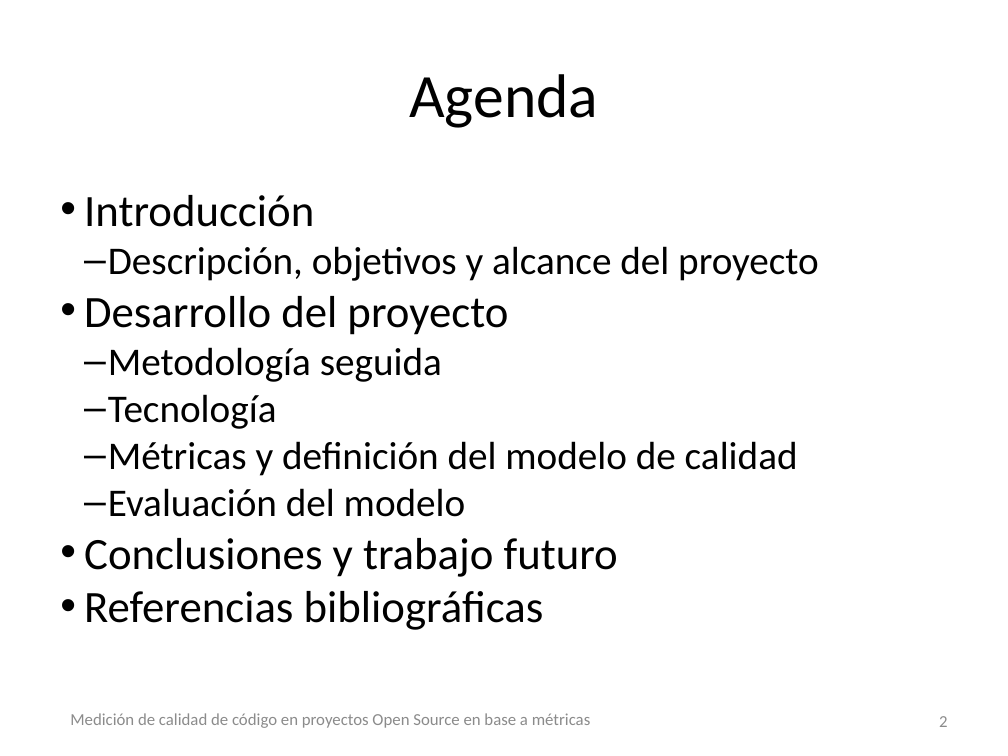
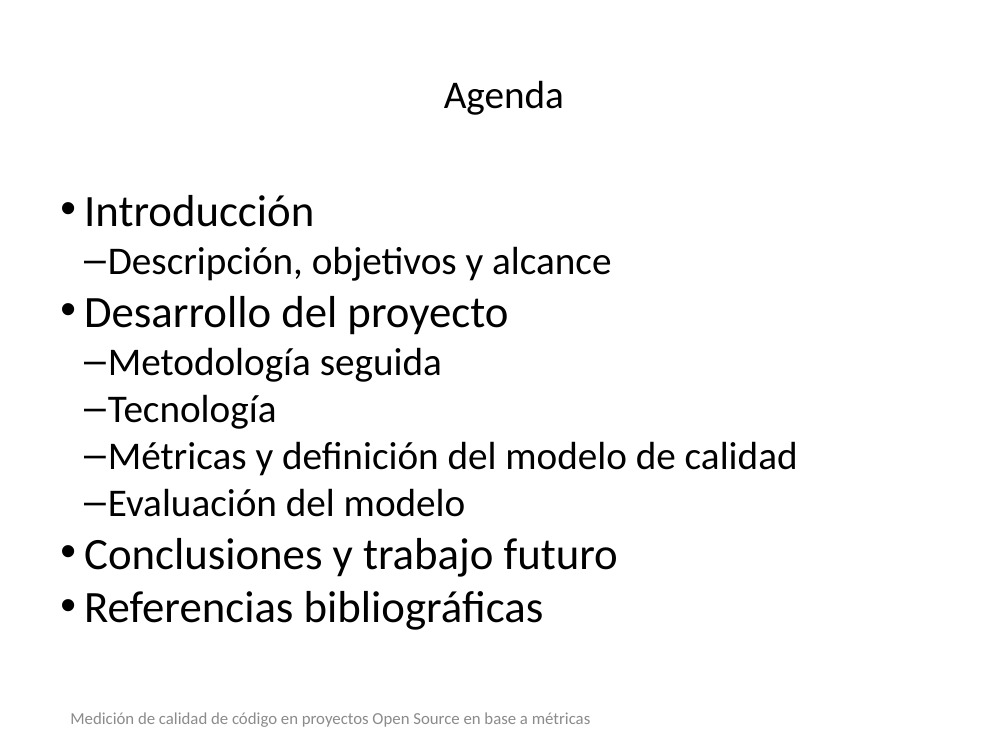
Before and after one commit to sarroutbi/TFE, a slide deck: slide 2 of final_project/presentation/presentation.pptx. Drawn at 1008x756 pixels with LibreOffice and Linux fonts; fonts in the diff are those of the drawing; background and template pictures are left out. Boxes give left, top, right and bottom in pixels: in the first picture for what was removed or moved away, otherwise in the second. Text is boxed around its words. In the diff, an @@ line names an element or a change of style, - is before the commit and + after.

```diff
--- a/final_project/presentation/presentation.pptx
+++ b/final_project/presentation/presentation.pptx
@@ text "Agenda" at [444,80,564,115]: size 44 to 28 pt @@
@@ text at [108,246,611,281]: text changed @@
-  – Descripción, objetivos y alcance del proyecto
+  – Descripción, objetivos y alcance
@@ page number removed at [939,716,947,727] @@
-2
```
Also in this commit, not shown: 12 other slides changed, 3 slides added.
